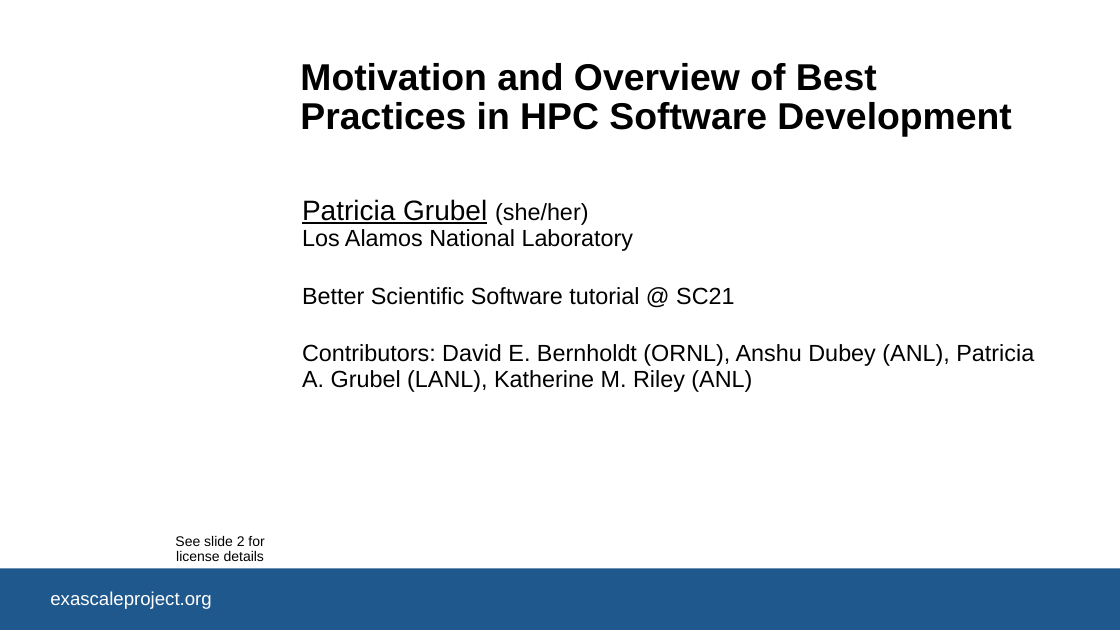
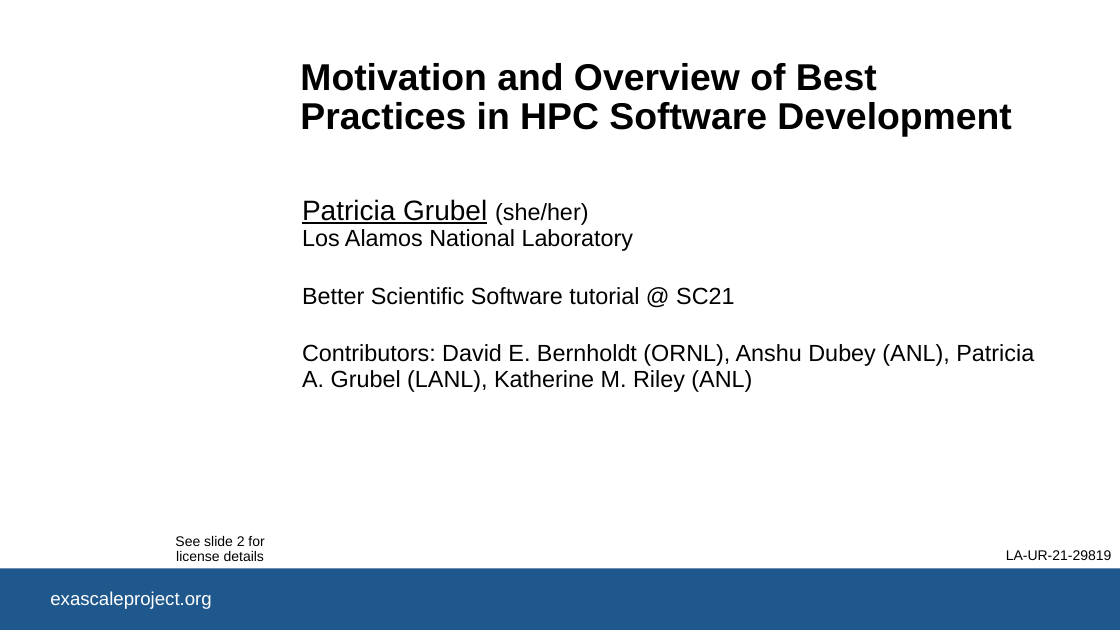
Before and after one commit to bssw-tutorial/presentations, a slide deck: slide 1 of overview.pptx. Drawn at 1120x630 pixels with LibreOffice and Linux fonts; fonts in the diff are those of the drawing; background and template pictures are left out. Boxes give left, top, right and bottom in pixels: in the first picture for what was removed or moved away, otherwise in the second. Text is boxed around its words. In the diff, an @@ line names an element or a change of style, - is before the commit and + after.

Commit message:
Add LANL release number

```diff
--- a/overview.pptx
+++ b/overview.pptx
@@ text added at (x1=1006, y1=550, x2=1112, y2=560), 12 pt, text #000000 @@
+LA-UR-21-29819
```
